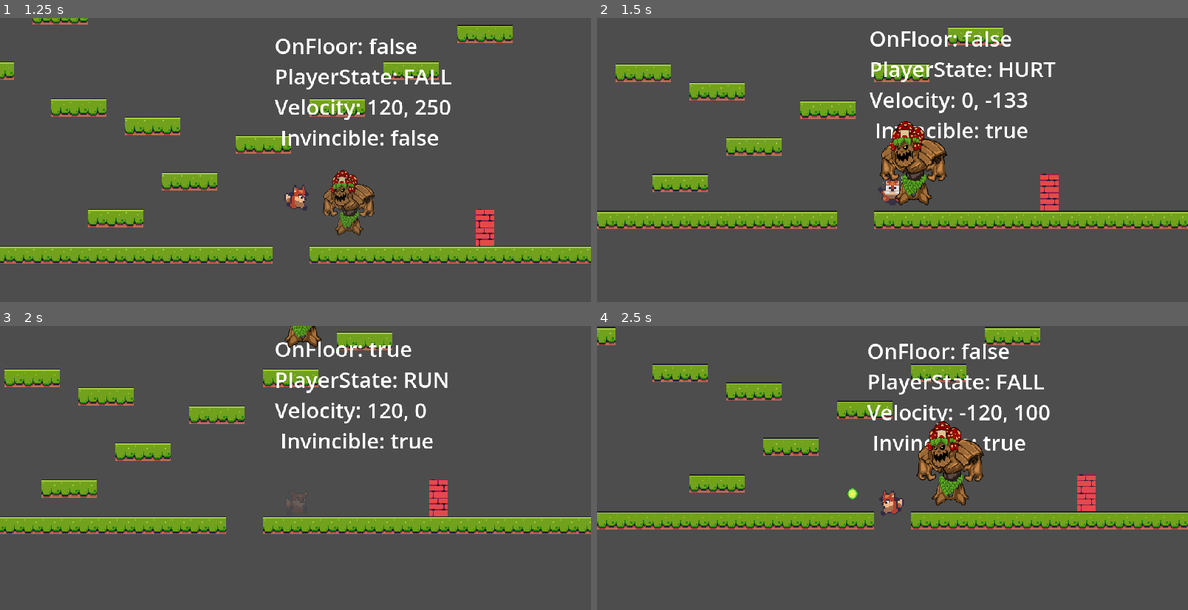
Above: before the commit, frames 1-4 (two rows, left to right).
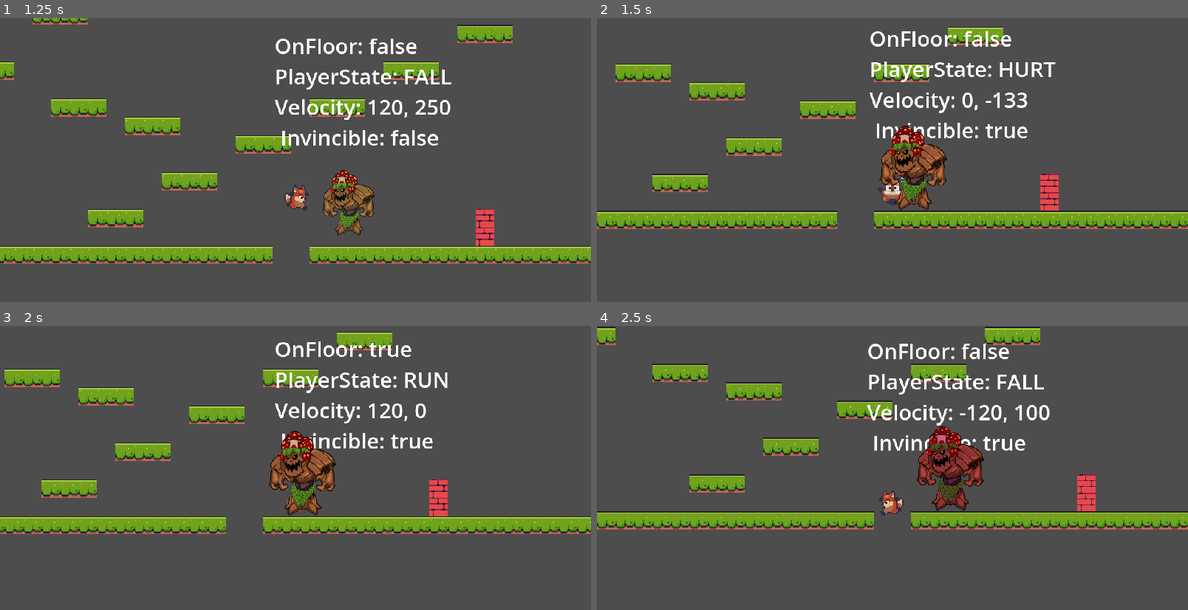
Above: after the commit, the same moments.

Repository: pawan-bilkhu/foxyAntics
Game: Godot game, scene res://level_base/level_base.tscn
The game is run twice, just before and just after one commit, with the same random seed, the same clock (stepped at 60 frames per second) and the same inputs. The project has no main scene, so this scene is started directly.
Inputs:
- Up to frame 1 (1.25 s): tap Enter at 0.5 s; hold D (right) from 0.53 s (still down); tap Space (shoot) at 0.6 s; tap W (jump) at 0.77 s
- Up to frame 2 (1.5 s): keep holding D (right); tap Space (shoot) at 1.35 s
- Up to frame 3 (2 s): keep holding D (right); tap W (jump) at 1.52 s
- Up to frame 4 (2.5 s): release D (right) at 2.03 s; hold A (left) from 2.03 s (still down); tap Space (shoot) at 2.1 s

Frame 1 is identical in both runs. In frame 2, 1.9% of the frame differs, in the area x 47-60%, y 36-68%; in frame 3, 2.4%, in the area x 45-57%, y 0-67%; in frame 4, 2.3%.

Commit message:
Finished off boss behaviour, player can now hit Boss and reset Boss position and animations. Added Checkpoint to appear once the Boss has been destroyed

Diff:
--- a/boss/boss.gd
+++ b/boss/boss.gd
@@ -25,6 +25,37 @@
 	pass
 
 
+func blend_hit_transtion() -> void:
+	var tween = get_tree().create_tween()
+	tween.tween_property(visual_elements, "position", Vector2.ZERO, 1.0)
+
+
+func remove_lives() -> void:
+	lives -= 1
+	if lives <= 0:
+		SignalManager.on_boss_destroyed.emit()
+		print("Boss Destroyed")
+		set_process(false)
+		queue_free()
+
+
+func set_invincibility(value: bool) -> void:
+	_invicible = value
+	animation_tree[ON_HIT_CONDITION] = value
+
+
 func _on_trigger_area_entered(area):
 	if not animation_tree[TRIGGER_CONDITION]:
 		animation_tree[TRIGGER_CONDITION] = true
+
+
+func take_damage() -> void:
+	if _invicible:
+		return
+	set_invincibility(true)
+	blend_hit_transtion()
+	remove_lives()
+
+
+func _on_hit_box_area_entered(area):
+	take_damage()
--- a/boss/boss.tscn
+++ b/boss/boss.tscn
@@ -8,34 +8,6 @@
 
 [sub_resource type="RectangleShape2D" id="RectangleShape2D_r73oc"]
 size = Vector2(9, 122)
-
-[sub_resource type="Animation" id="Animation_m1kuq"]
-resource_name = "arrive"
-length = 0.7
-tracks/0/type = "value"
-tracks/0/imported = false
-tracks/0/enabled = true
-tracks/0/path = NodePath("VisualElements/Sprite2D:scale")
-tracks/0/interp = 1
-tracks/0/loop_wrap = true
-tracks/0/keys = {
-"times": PackedFloat32Array(0, 0.2, 0.7),
-"transitions": PackedFloat32Array(1, 1, 1),
-"update": 0,
-"values": [Vector2(0.01, 0.01), Vector2(0.2, 0.2), Vector2(0.5, 0.5)]
-}
-tracks/1/type = "value"
-tracks/1/imported = false
-tracks/1/enabled = true
-tracks/1/path = NodePath("VisualElements/Sprite2D:modulate")
-tracks/1/interp = 1
-tracks/1/loop_wrap = true
-tracks/1/keys = {
-"times": PackedFloat32Array(0, 0.6),
-"transitions": PackedFloat32Array(1, 1),
-"update": 0,
-"values": [Color(1, 1, 1, 0), Color(1, 1, 1, 1)]
-}
 
 [sub_resource type="Animation" id="Animation_q8jpc"]
 length = 0.001
@@ -76,20 +48,32 @@
 "values": [Vector2(0, 0)]
 }
 
-[sub_resource type="Animation" id="Animation_6eng0"]
-resource_name = "pulse"
-length = 3.0
-tracks/0/type = "value"
-tracks/0/imported = false
-tracks/0/enabled = true
-tracks/0/path = NodePath("VisualElements:position")
-tracks/0/interp = 2
-tracks/0/loop_wrap = true
-tracks/0/keys = {
-"times": PackedFloat32Array(0, 0.5, 1, 1.5, 2, 2.5, 3),
-"transitions": PackedFloat32Array(1, 1, 1, 1, 1, 1, 1),
-"update": 0,
-"values": [Vector2(0, 0), Vector2(0, -150), Vector2(0, 0), Vector2(0, -150), Vector2(0, 0), Vector2(0, -150), Vector2(0, 0)]
+[sub_resource type="Animation" id="Animation_m1kuq"]
+resource_name = "arrive"
+length = 0.7
+tracks/0/type = "value"
+tracks/0/imported = false
+tracks/0/enabled = true
+tracks/0/path = NodePath("VisualElements/Sprite2D:scale")
+tracks/0/interp = 1
+tracks/0/loop_wrap = true
+tracks/0/keys = {
+"times": PackedFloat32Array(0, 0.2, 0.7),
+"transitions": PackedFloat32Array(1, 1, 1),
+"update": 0,
+"values": [Vector2(0.01, 0.01), Vector2(0.2, 0.2), Vector2(0.5, 0.5)]
+}
+tracks/1/type = "value"
+tracks/1/imported = false
+tracks/1/enabled = true
+tracks/1/path = NodePath("VisualElements/Sprite2D:modulate")
+tracks/1/interp = 1
+tracks/1/loop_wrap = true
+tracks/1/keys = {
+"times": PackedFloat32Array(0, 0.6),
+"transitions": PackedFloat32Array(1, 1),
+"update": 0,
+"values": [Color(1, 1, 1, 0), Color(1, 1, 1, 1)]
 }
 
 [sub_resource type="Animation" id="Animation_dhvl4"]
@@ -122,6 +106,20 @@
 "transitions": PackedFloat32Array(1, 1, 1, 1, 1, 1, 1),
 "update": 0,
 "values": [Color(1, 1, 1, 1), Color(0.796078, 0, 0.780392, 1), Color(1, 1, 1, 1), Color(0.796078, 0, 0.780392, 1), Color(1, 1, 1, 1), Color(0.796078, 0, 0.780392, 1), Color(1, 1, 1, 1)]
+}
+tracks/1/type = "method"
+tracks/1/imported = false
+tracks/1/enabled = true
+tracks/1/path = NodePath(".")
+tracks/1/interp = 1
+tracks/1/loop_wrap = true
+tracks/1/keys = {
+"times": PackedFloat32Array(1.8),
+"transitions": PackedFloat32Array(1),
+"values": [{
+"args": [false],
+"method": &"set_invincibility"
+}]
 }
 
 [sub_resource type="Animation" id="Animation_qwd2k"]
@@ -162,6 +160,22 @@
 "transitions": PackedFloat32Array(1),
 "update": 0,
 "values": [Vector2(0, 0)]
+}
+
+[sub_resource type="Animation" id="Animation_6eng0"]
+resource_name = "pulse"
+length = 3.0
+tracks/0/type = "value"
+tracks/0/imported = false
+tracks/0/enabled = true
+tracks/0/path = NodePath("VisualElements:position")
+tracks/0/interp = 2
+tracks/0/loop_wrap = true
+tracks/0/keys = {
+"times": PackedFloat32Array(0, 0.5, 1, 1.5, 2, 2.5, 3),
+"transitions": PackedFloat32Array(1, 1, 1, 1, 1, 1, 1),
+"update": 0,
+"values": [Vector2(0, 0), Vector2(0, -150), Vector2(0, 0), Vector2(0, -150), Vector2(0, 0), Vector2(0, -150), Vector2(0, 0)]
 }
 
 [sub_resource type="AnimationLibrary" id="AnimationLibrary_iidb7"]
@@ -236,7 +250,7 @@
 states/pulse/node = SubResource("AnimationNodeAnimation_pik33")
 states/pulse/position = Vector2(579, -1)
 transitions = ["Start", "initial_position", SubResource("AnimationNodeStateMachineTransition_chiv5"), "initial_position …(524 unchanged characters)…
-graph_offset = Vector2(-586, -64)
+graph_offset = Vector2(206.6, -29.1025)
 
 [node name="Boss" type="Node2D"]
 script = ExtResource("1_5hfvg")
@@ -248,11 +262,11 @@
 scale = Vector2(0.5, 0.5)
 texture = ExtResource("1_s3l8q")
 
-[node name="Area2D" type="Area2D" parent="VisualElements"]
+[node name="HitBox" type="Area2D" parent="VisualElements"]
 collision_layer = 4
 collision_mask = 8
 
-[node name="CollisionShape2D" type="CollisionShape2D" parent="VisualElements/Area2D"]
+[node name="CollisionShape2D" type="CollisionShape2D" parent="VisualElements/HitBox"]
 position = Vector2(-2, -37.5)
 shape = SubResource("RectangleShape2D_uywtu")
 
@@ -280,4 +294,5 @@
 parameters/conditions/on_hit = false
 parameters/conditions/on_trigger = false
 
+[connection signal="area_entered" from="VisualElements/HitBox" to="." method="_on_hit_box_area_entered"]
 [connection signal="area_entered" from="Trigger" to="." method="_on_trigger_area_entered"]
--- /dev/null
+++ b/checkpoint/checkpoint.gd
@@ -0,0 +1,23 @@
+extends Area2D
+
+const TRIGGER_CONDITION: String = "parameters/conditions/on_trigger"
+
+
+@onready var animation_tree = $AnimationTree
+@onready var sound_player = $SoundPlayer
+
+
+# Called when the node enters the scene tree for the first time.
+func _ready():
+	SignalManager.on_boss_destroyed.connect(on_boss_destroyed)
+
+
+func on_boss_destroyed() -> void:
+	print("Checkpoint created")
+	animation_tree[TRIGGER_CONDITION] = true
+	monitoring = true
+	SoundManager.play_clip(sound_player, SoundManager.SOUND_WIN)
+
+
+func _on_area_entered(area):
+	print("Level Complete")
--- /dev/null
+++ b/checkpoint/checkpoint.tscn
@@ -0,0 +1,193 @@
+[gd_scene load_steps=16 format=3 uid="uid://5xj073io2vhd"]
+
+[ext_resource type="Script" path="res://checkpoint/checkpoint.gd" id="1_3gq6k"]
+[ext_resource type="Texture2D" uid="uid://cykkavbix2uj8" path="res://assets/items/checkpoint.png" id="1_u6wpf"]
+
+[sub_resource type="Animation" id="Animation_4odg6"]
+resource_name = "appear"
+length = 0.3
+tracks/0/type = "value"
+tracks/0/imported = false
+tracks/0/enabled = true
+tracks/0/path = NodePath("Sprite2D:scale")
+tracks/0/interp = 1
+tracks/0/loop_wrap = true
+tracks/0/keys = {
+"times": PackedFloat32Array(0.1, 0.3),
+"transitions": PackedFloat32Array(1, 1),
+"update": 0,
+"values": [Vector2(0, 0), Vector2(1, 1)]
+}
+tracks/1/type = "value"
+tracks/1/imported = false
+tracks/1/enabled = true
+tracks/1/path = NodePath("Sprite2D:frame")
+tracks/1/interp = 1
+tracks/1/loop_wrap = true
+tracks/1/keys = {
+"times": PackedFloat32Array(0),
+"transitions": PackedFloat32Array(1),
+"update": 1,
+"values": [26]
+}
+
+[sub_resource type="Animation" id="Animation_lpstg"]
+length = 0.001
+tracks/0/type = "value"
+tracks/0/imported = false
+tracks/0/enabled = true
+tracks/0/path = NodePath("Sprite2D:scale")
+tracks/0/interp = 1
+tracks/0/loop_wrap = true
+tracks/0/keys = {
+"times": PackedFloat32Array(0),
+"transitions": PackedFloat32Array(1),
+"update": 0,
+"values": [Vector2(0, 0)]
+}
+tracks/1/type = "value"
+tracks/1/imported = false
+tracks/1/enabled = true
+tracks/1/path = NodePath("Sprite2D:frame")
+tracks/1/interp = 1
+tracks/1/loop_wrap = true
+tracks/1/keys = {
+"times": PackedFloat32Array(0),
+"transitions": PackedFloat32Array(1),
+"update": 1,
+"values": [26]
+}
+
+[sub_resource type="Animation" id="Animation_cvj5b"]
+resource_name = "flag_open"
+length = 2.6
+tracks/0/type = "value"
+tracks/0/imported = false
+tracks/0/enabled = true
+tracks/0/path = NodePath("Sprite2D:frame")
+tracks/0/interp = 1
+tracks/0/loop_wrap = true
+tracks/0/keys = {
+"times": PackedFloat32Array(0, 0.1, 0.2, 0.3, 0.4, 0.5, 0.6, 0.7, 0.8, 0.9, 1, 1.1, 1.2, 1.3, 1.4, 1.5, 1.6, 1.7, 1.8, 1.9, 2, 2.1, 2.2, 2.3, 2.4, 2.5),
+"transitions": PackedFloat32Array(1, 1, 1, 1, 1, 1, 1, 1, 1, 1, 1, 1, 1, 1, 1, 1, 1, 1, 1, 1, 1, 1, 1, 1, 1, 1),
+"update": 1,
+"values": [26, 27, 28, 29, 30, 31, 32, 33, 34, 35, 36, 37, 38, 39, 40, 41, 42, 43, 44, 45, 46, 47, 48, 49, 50, 51]
+}
+tracks/1/type = "value"
+tracks/1/imported = false
+tracks/1/enabled = true
+tracks/1/path = NodePath("Sprite2D:scale")
+tracks/1/interp = 1
+tracks/1/loop_wrap = true
+tracks/1/keys = {
+"times": PackedFloat32Array(0),
+"transitions": PackedFloat32Array(1),
+"update": 0,
+"values": [Vector2(1, 1)]
+}
+
+[sub_resource type="Animation" id="Animation_hw2g5"]
+resource_name = "flag_flap"
+loop_mode = 1
+tracks/0/type = "value"
+tracks/0/imported = false
+tracks/0/enabled = true
+tracks/0/path = NodePath("Sprite2D:frame")
+tracks/0/interp = 1
+tracks/0/loop_wrap = true
+tracks/0/keys = {
+"times": PackedFloat32Array(0, 0.1, 0.2, 0.3, 0.4, 0.5, 0.6, 0.7, 0.8, 0.9),
+"transitions": PackedFloat32Array(1, 1, 1, 1, 1, 1, 1, 1, 1, 1),
+"update": 1,
+"values": [0, 1, 2, 3, 4, 5, 6, 7, 8, 9]
+}
+tracks/1/type = "value"
+tracks/1/imported = false
+tracks/1/enabled = true
+tracks/1/path = NodePath("Sprite2D:scale")
+tracks/1/interp = 1
+tracks/1/loop_wrap = true
+tracks/1/keys = {
+"times": PackedFloat32Array(0),
+"transitions": PackedFloat32Array(1),
+"update": 0,
+"values": [Vector2(1, 1)]
+}
+
+[sub_resource type="AnimationLibrary" id="AnimationLibrary_1wqtl"]
+_data = {
+"RESET": SubResource("Animation_lpstg"),
+"appear": SubResource("Animation_4odg6"),
+"flag_flap": SubResource("Animation_hw2g5"),
+"flag_open": SubResource("Animation_cvj5b")
+}
+
+[sub_resource type="AnimationNodeAnimation" id="AnimationNodeAnimation_n6lfy"]
+animation = &"appear"
+
+[sub_resource type="AnimationNodeAnimation" id="AnimationNodeAnimation_l6y67"]
+animation = &"flag_flap"
+
+[sub_resource type="AnimationNodeAnimation" id="AnimationNodeAnimation_ouabe"]
+animation = &"flag_open"
+
+[sub_resource type="AnimationNodeStateMachineTransition" id="AnimationNodeStateMachineTransition_k3ira"]
+advance_mode = 2
+advance_condition = &"on_trigger"
+
+[sub_resource type="AnimationNodeStateMachineTransition" id="AnimationNodeStateMachineTransition_ynomg"]
+switch_mode = 2
+advance_mode = 2
+
+[sub_resource type="AnimationNodeStateMachineTransition" id="AnimationNodeStateMachineTransition_af8yf"]
+switch_mode = 2
+advance_mode = 2
+
+[sub_resource type="AnimationNodeStateMachine" id="AnimationNodeStateMachine_d5utt"]
+states/End/position = Vector2(857, 100)
+states/appear/node = SubResource("AnimationNodeAnimation_n6lfy")
+states/appear/position = Vector2(339, 176.578)
+states/flag_flap/node = SubResource("AnimationNodeAnimation_l6y67")
+states/flag_flap/position = Vector2(688, 176.406)
+states/flag_open/node = SubResource("AnimationNodeAnimation_ouabe")
+states/flag_open/position = Vector2(503.5, 176.062)
+transitions = ["Start", "appear", SubResource("AnimationNodeStateMachineTransition_k3ira"), "appear", "flag_open", SubResource("AnimationNodeStateMachineTransition_ynomg"), "flag_open", "flag_flap", SubResource("AnimationNodeStateMachineTransition_af8yf")]
+graph_offset = Vector2(32.8749, 14.8625)
+
+[sub_resource type="RectangleShape2D" id="RectangleShape2D_1qrqs"]
+size = Vector2(12, 50)
+
+[node name="Checkpoint" type="Area2D"]
+collision_layer = 0
+collision_mask = 2
+monitoring = false
+script = ExtResource("1_3gq6k")
+
+[node name="Sprite2D" type="Sprite2D" parent="."]
+position = Vector2(8, -32)
+scale = Vector2(1e-05, 1e-05)
+texture = ExtResource("1_u6wpf")
+hframes = 26
+vframes = 3
+frame = 26
+
+[node name="AnimationPlayer" type="AnimationPlayer" parent="."]
+libraries = {
+"": SubResource("AnimationLibrary_1wqtl")
+}
+
+[node name="AnimationTree" type="AnimationTree" parent="."]
+libraries = {
+"": SubResource("AnimationLibrary_1wqtl")
+}
+tree_root = SubResource("AnimationNodeStateMachine_d5utt")
+anim_player = NodePath("../AnimationPlayer")
+parameters/conditions/on_trigger = false
+
+[node name="CollisionShape2D" type="CollisionShape2D" parent="."]
+position = Vector2(18, -25)
+shape = SubResource("RectangleShape2D_1qrqs")
+
+[node name="SoundPlayer" type="AudioStreamPlayer2D" parent="."]
+
+[connection signal="area_entered" from="." to="." method="_on_area_entered"]
--- a/level_base/level_base.tscn
+++ b/level_base/level_base.tscn
@@ -1,10 +1,11 @@
-[gd_scene load_steps=8 format=3 uid="uid://l42m0x47fe4y"]
+[gd_scene load_steps=9 format=3 uid="uid://l42m0x47fe4y"]
 
 [ext_resource type="Texture2D" uid="uid://clwq8uxrtthpf" path="res://assets/tiles/Terrain (16x16).png" id="1_kq3v0"]
 [ext_resource type="Script" path="res://level_base/level_base.gd" id="1_lttpn"]
 [ext_resource type="PackedScene" uid="uid://ttdf8q7183mm" path="res://player_camera/player_camera.tscn" id="2_4u5xa"]
 [ext_resource type="PackedScene" uid="uid://ceqbpv1fmv1op" path="res://player/player.tscn" id="3_m3tgr"]
 [ext_resource type="PackedScene" uid="uid://0fptdkvmme1m" path="res://boss/boss.tscn" id="5_1dyo8"]
+[ext_resource type="PackedScene" uid="uid://5xj073io2vhd" path="res://checkpoint/checkpoint.tscn" id="6_8qobp"]
 
 [sub_resource type="TileSetAtlasSource" id="TileSetAtlasSource_w4nol"]
 texture = ExtResource("1_kq3v0")
@@ -544,3 +545,6 @@
 
 [node name="Boss" parent="." instance=ExtResource("5_1dyo8")]
 position = Vector2(450, -18)
+
+[node name="Checkpoint" parent="." instance=ExtResource("6_8qobp")]
+position = Vector2(458, -21)
--- a/project.godot
+++ b/project.godot
@@ -44,6 +44,7 @@
 jump={
 "deadzone": 0.5,
 "events": [Object(InputEventKey,"resource_local_to_scene":false,"resource_name":"","device":-1,"window_id":0,"alt_pressed":false,"shift_pressed":false,"ctrl_pressed":false,"meta_pressed":false,"pressed":false,"keycode":0,"physical_keycode":87,"key_label":0,"unicode":119,"echo":false,"script":null)
+, Object(InputEventKey,"resource_local_to_scene":false,"resource_name":"","device":-1,"window_id":0,"alt_pressed":false,"shift_pressed":false,"ctrl_pressed":false,"meta_pressed":false,"pressed":false,"keycode":0,"physical_keycode":4194320,"key_label":0,"unicode":0,"echo":false,"script":null)
 ]
 }
 shoot={
